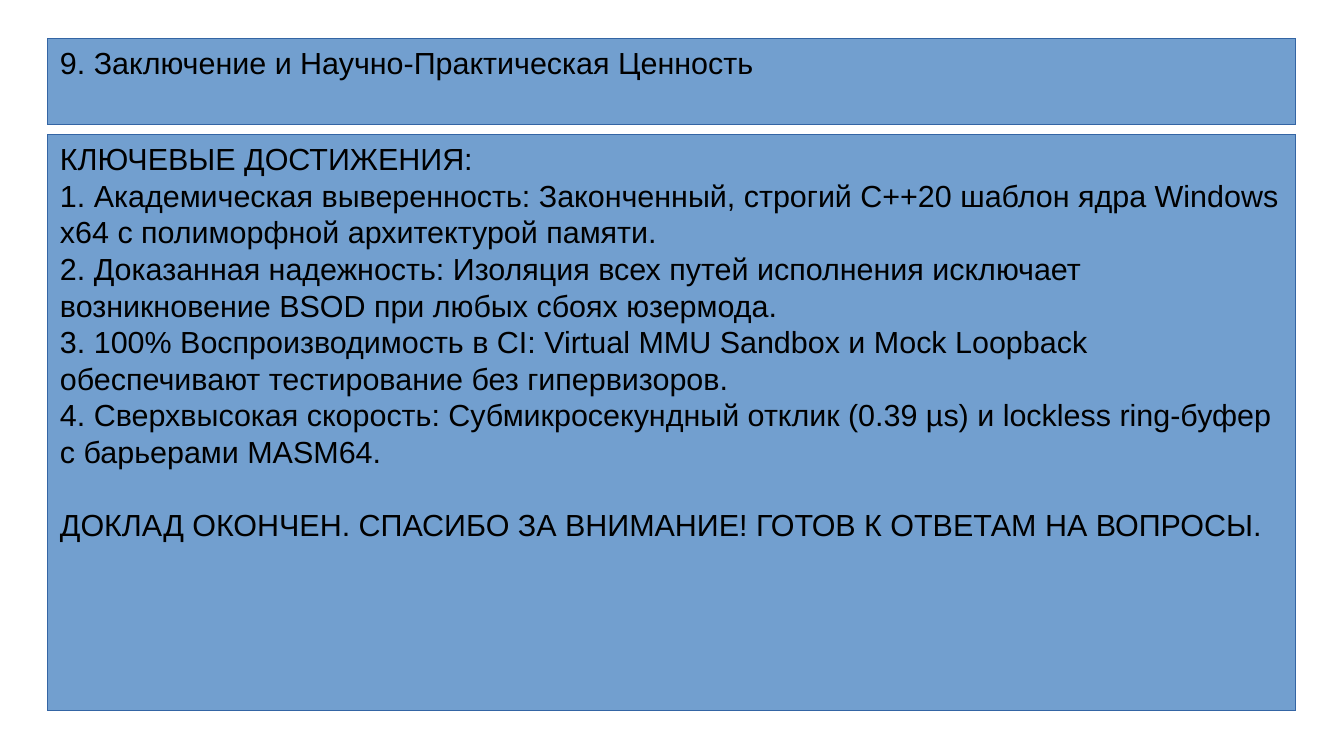
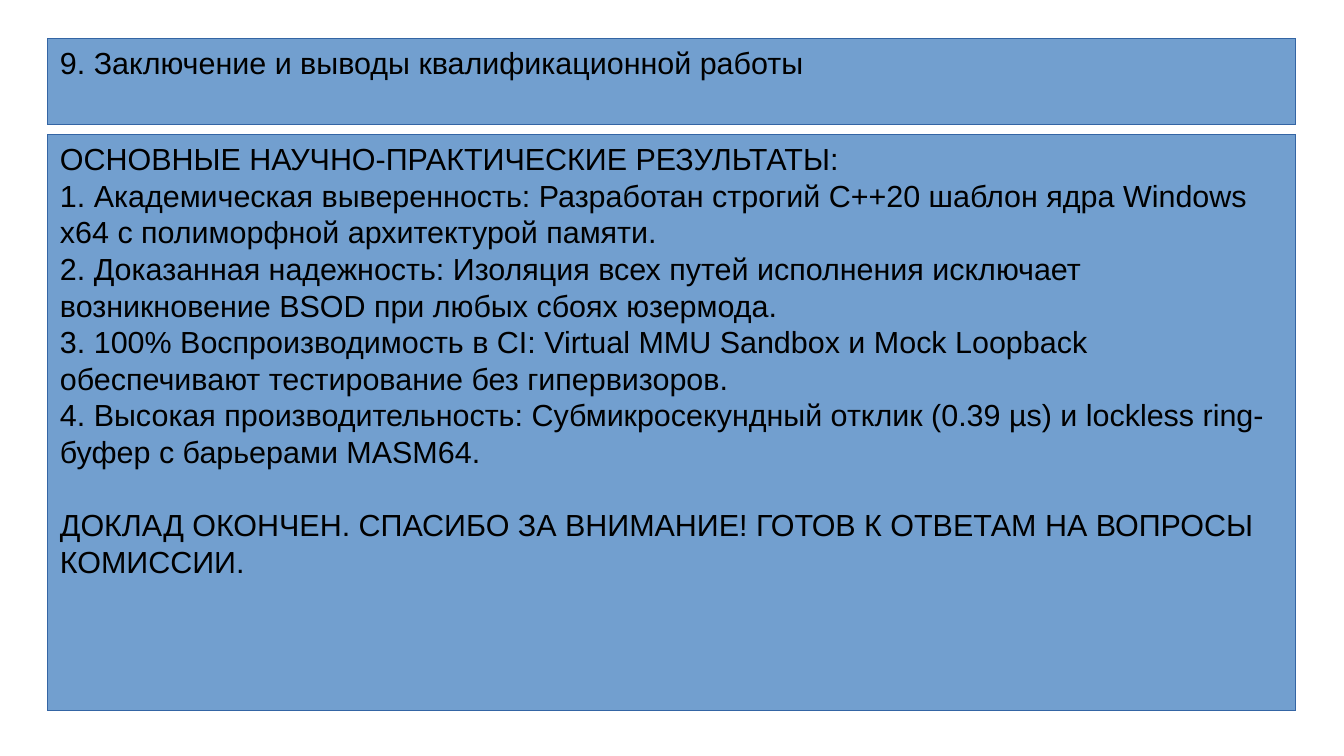
Before and after one commit to LucPrusPPi/unsolicited-non-paged-driver, a slide deck: slide 10 of docs/presentation/unpd_defense_presentation.odp. Drawn at 1344x756 pixels with LibreOffice and Linux fonts; fonts in the diff are those of the drawing. Boxes give left, top, right and bottom in pixels: in the first picture for what was removed or moved away, otherwise in the second. Text is boxed around its words. In the diff, an @@ line names an element or a change of style, - is before the commit and + after.

```diff
--- a/docs/presentation/unpd_defense_presentation.odp
+++ b/docs/presentation/unpd_defense_presentation.odp
@@ text in rectangle at [60,51,803,80]: text changed @@
-9. Заключение и Научно-Практическая Ценность
+9. Заключение и выводы квалификационной работы
@@ text in rectangle at [60,148,1247,249]: text changed @@
-КЛЮЧЕВЫЕ ДОСТИЖЕНИЯ:
-1. Академическая выверенность: Законченный, строгий C++20 шаблон ядра Windows x64 с полиморфной архитектурой памяти.
+ОСНОВНЫЕ НАУЧНО-ПРАКТИЧЕСКИЕ РЕЗУЛЬТАТЫ:
+1. Академическая выверенность: Разработан строгий C++20 шаблон ядра Windows x64 с полиморфной архитектурой памяти.
@@ text in rectangle at [60,403,1264,574]: text changed @@
-4. Сверхвысокая скорость: Субмикросекундный отклик (0.39 µs) и lockless ring-буфер с барьерами MASM64.
-ДОКЛАД ОКОНЧЕН. СПАСИБО ЗА ВНИМАНИЕ! ГОТОВ К ОТВЕТАМ НА ВОПРОСЫ.
+4. Высокая производительность: Субмикросекундный отклик (0.39 µs) и lockless ring-буфер с барьерами MASM64.
+ДОКЛАД ОКОНЧЕН. СПАСИБО ЗА ВНИМАНИЕ! ГОТОВ К ОТВЕТАМ НА ВОПРОСЫ КОМИССИИ.
```
Also in this commit, not shown: 9 other slides changed, 2 other files.
